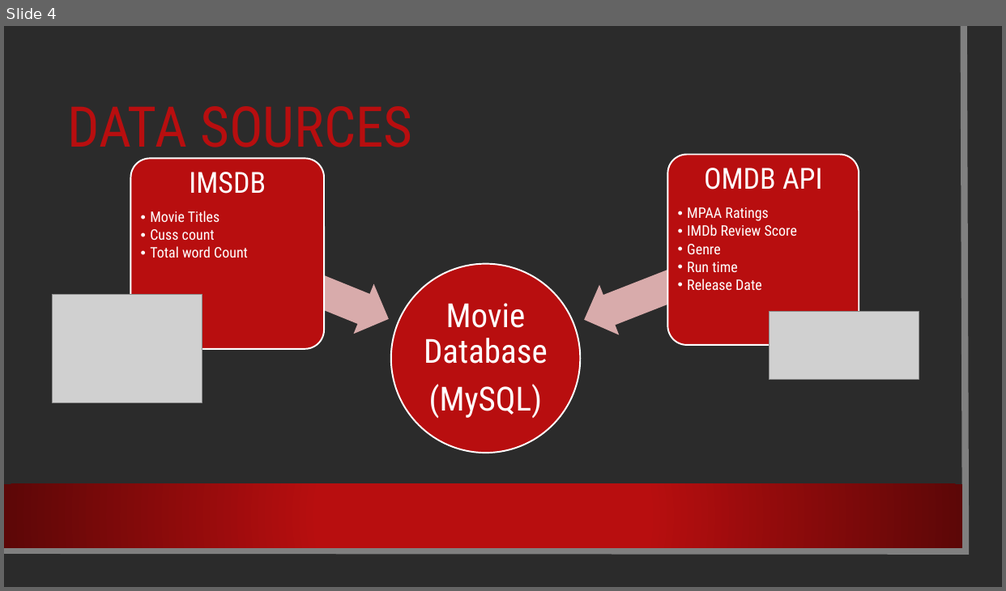
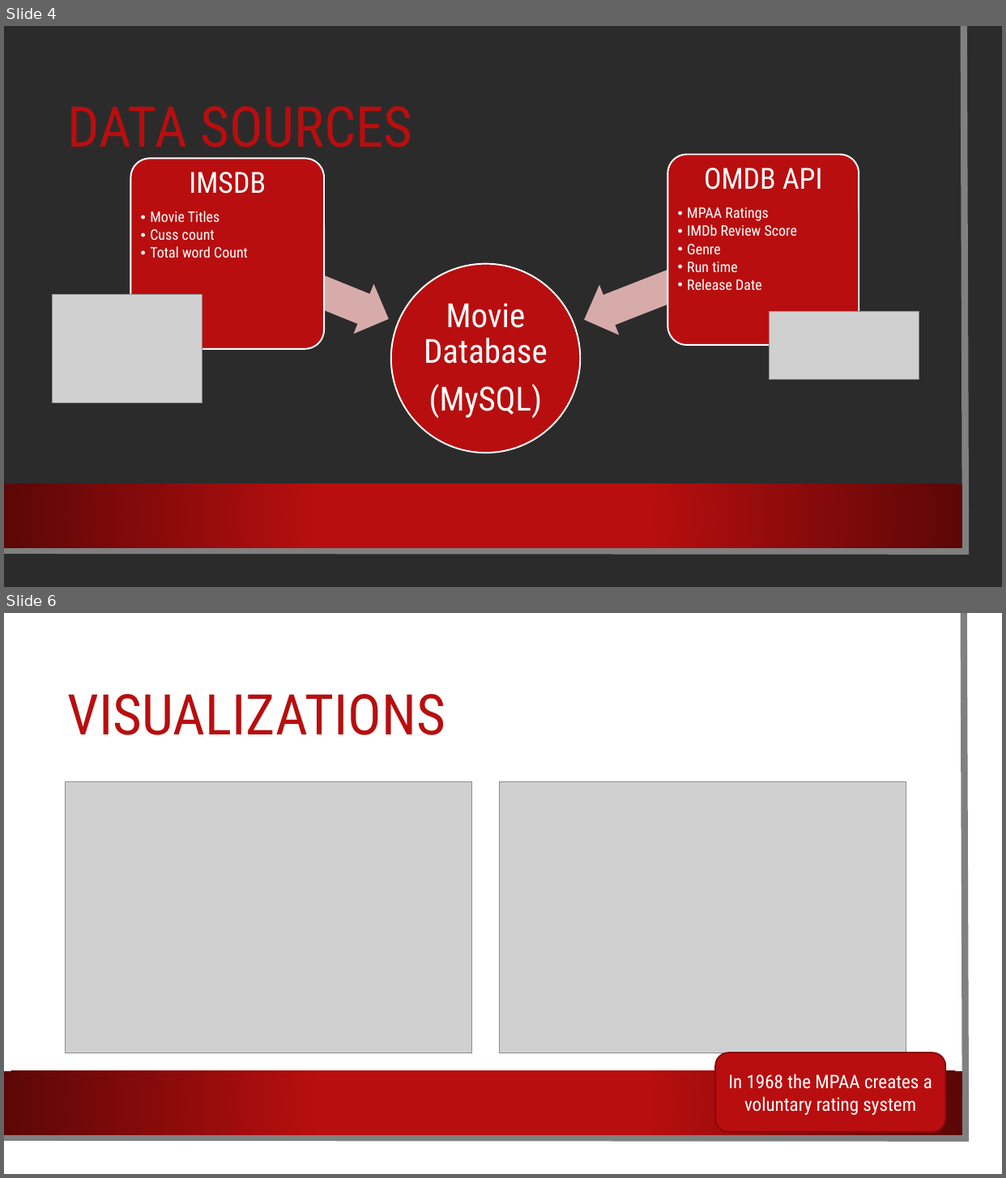
Before and after one commit to gilliangadiano/ETL-Project, a slide deck: ETL Presentation.pptx. Shown one above the other, each under a label of ours: slide 4 before the commit, slides 4 and 6 after it; the slides between them are not shown. The pictures are 1006x591 and 1006x1178 pixels, drawn with LibreOffice and Linux fonts; fonts in the diff are those of the drawing; grey boxes stand for pictures; background and template pictures are left out; a plain dark background stands for a picture behind light text. Boxes give left, top, right and bottom in pixels: in the first picture for what was removed or moved away, otherwise in the second. Text is boxed around its words. In the diff, an @@ line names an element or a change of style, - is before the commit and + after.

```diff
--- a/ETL Presentation.pptx
+++ b/ETL Presentation.pptx
@@ slide 6 added at (4,613,1002,1174), background picture (left out); not listed: 3 template elements that a slide beside it also shows @@
@@ title added at (68,694,445,735), 54 pt, text #B80E0F @@
+VISUALIZATIONS
@@ picture added at (66,782,472,1053) @@
@@ picture added at (500,782,906,1053) @@
@@ rounded rectangle added at (715,1053,945,1132), fill #B80E0F, outline #880A0B 1.5 pt, 18 pt, text #FFFFFF @@
+In 1968 the MPAA creates a voluntary rating system
```
Also in this commit, not shown: 3 slides changed, 1 slide removed, 3 other files.
